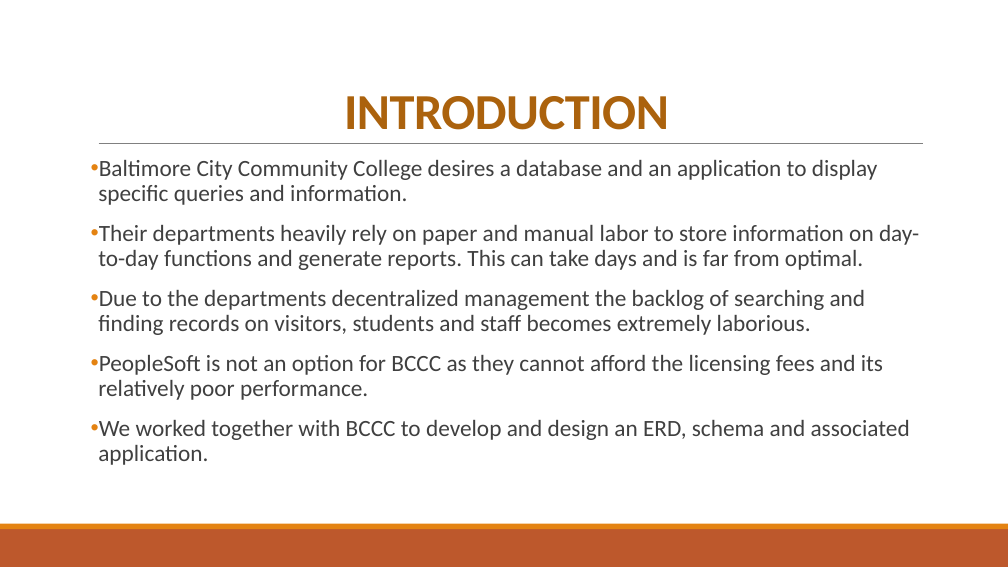
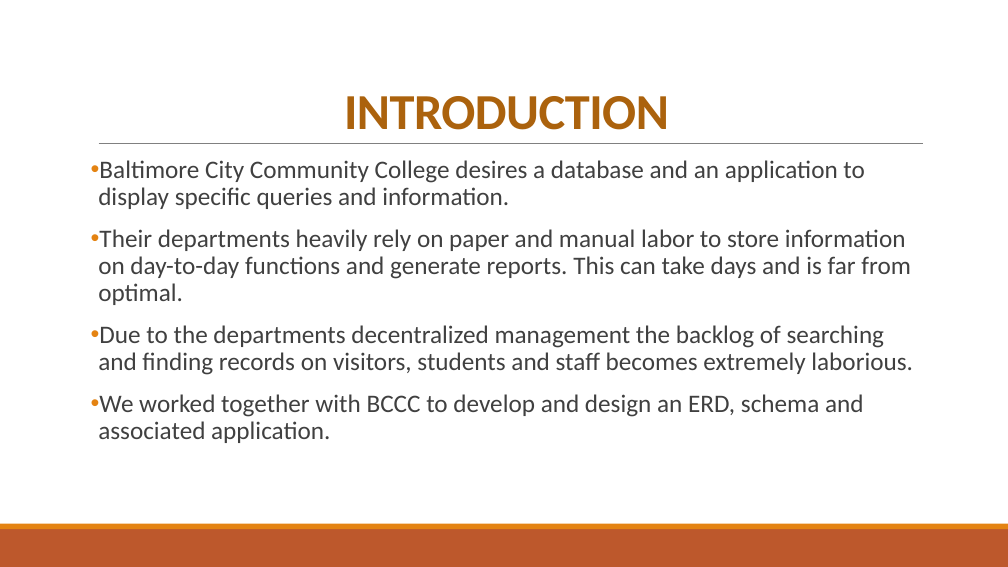
Before and after one commit to dellathefella/COSC457Project, a slide deck: slide 3 of Documentation/BCCC Presentation.pptx. Drawn at 1008x567 pixels with LibreOffice and Linux fonts; fonts in the diff are those of the drawing. Boxes give left, top, right and bottom in pixels: in the first picture for what was removed or moved away, otherwise in the second. Text is boxed around its words. In the diff, an @@ line names an element or a change of style, - is before the commit and + after.

```diff
--- a/Documentation/BCCC Presentation.pptx
+++ b/Documentation/BCCC Presentation.pptx
@@ text "Baltimore City Community College desires ..." at box(98, 160, 913, 443): size 22.2 to 24 pt @@
@@ text at box(98, 355, 883, 400): paragraph removed @@
-• PeopleSoft is not an option for BCCC as they cannot afford the licensing fees and its relatively poor performance.
```
Also in this commit, not shown: 4 other slides changed.
